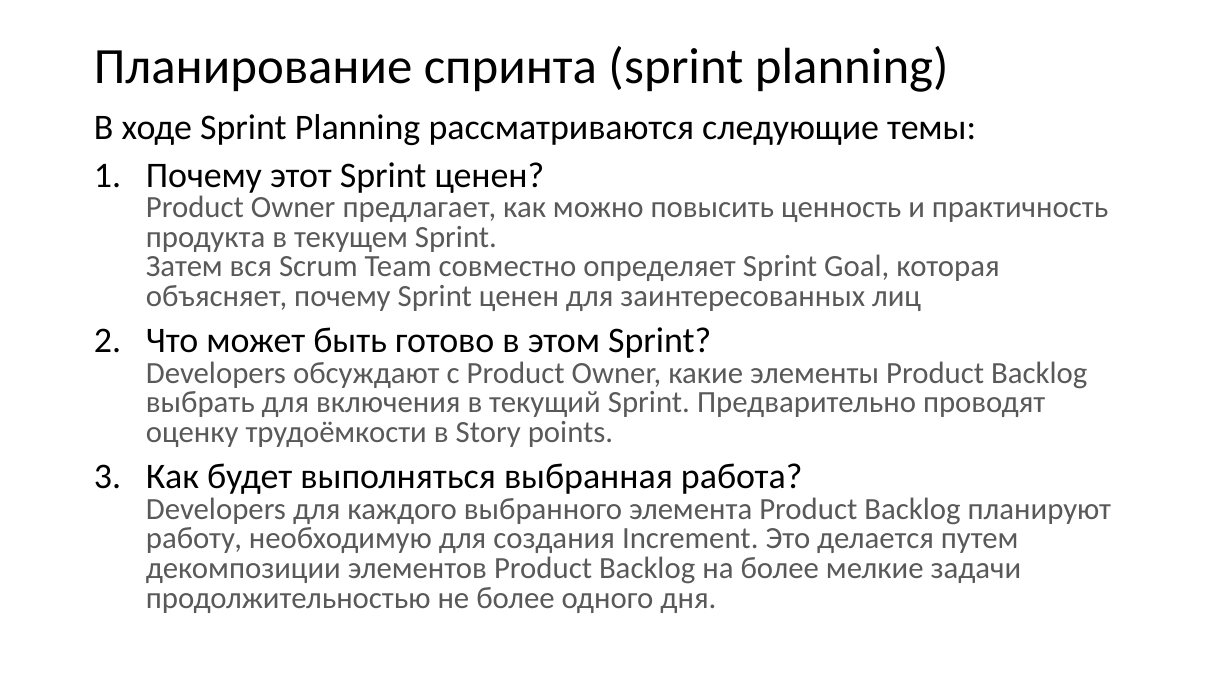
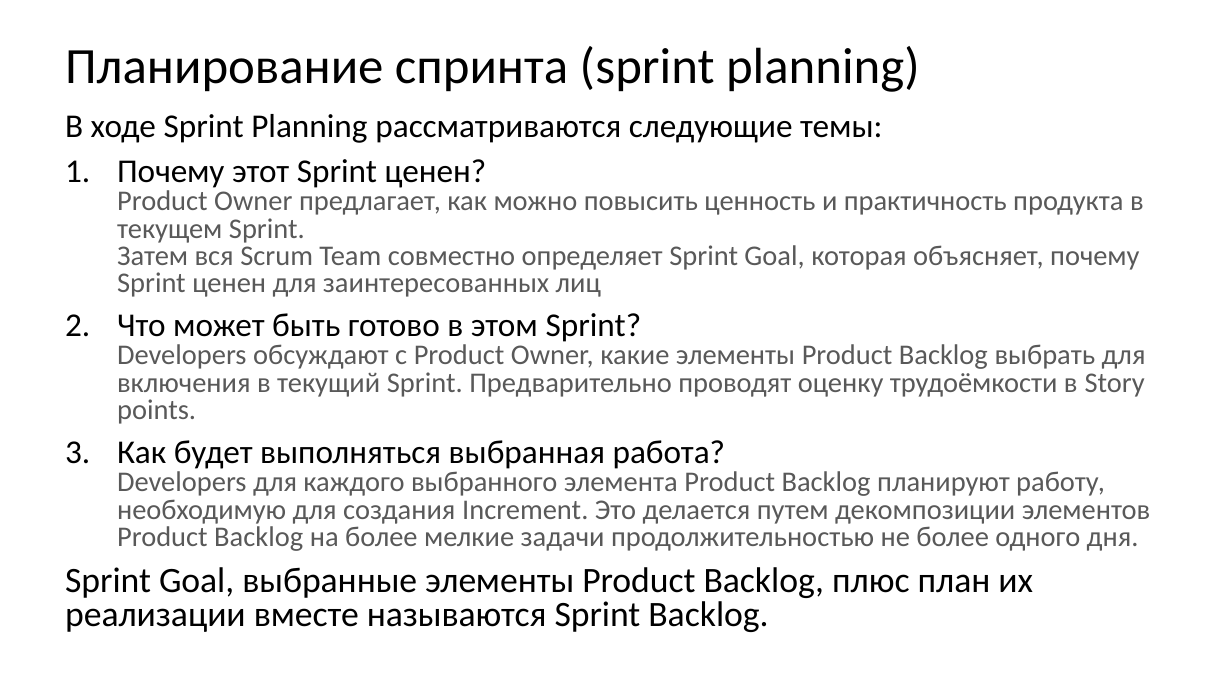
Before and after one commit to xtrueman/soft_dev_mgmt_course, a slide deck: slide 24 of slides/01-SCRUM.pptx (slide 23 before the commit). Drawn at 1232x693 pixels with LibreOffice and Linux fonts; fonts in the diff are those of the drawing. Boxes give left, top, right and bottom in pixels: in the first picture for what was removed or moved away, otherwise in the second. Text is boxed around its words. In the diff, an @@ line names an element or a change of style, - is before the commit and + after.

```diff
--- a/slides/01-SCRUM.pptx
+++ b/slides/01-SCRUM.pptx
@@ title "Планирование спринта (sprint planning)": place and size @@
-title "Планирование спринта (sprint planning)" at bbox=[94, 46, 949, 92]
+title "Планирование спринта (sprint planning)" at bbox=[65, 46, 920, 92]
@@ text "В ходе Sprint Planning рассматриваются ...": place and size @@
-text "В ходе Sprint Planning рассматриваются ..." at bbox=[94, 114, 1111, 613]
+text "В ходе Sprint Planning рассматриваются ..." at bbox=[65, 114, 1151, 632]
@@ text at bbox=[65, 114, 1151, 551]: size 28 to 25.9 pt in "В ходе Sprint Planning рассматриваются следующие темы:", "Почему этот Sprint ценен?", "Что может быть готово в этом Sprint?", "Как будет выполняться выбранная работа?"; size 24 to 22.2 pt in "Product Owner предлагает, как можно повысить ценность ...", "Developers обсуждают с Product Owner, какие элементы ...", "Developers для каждого выбранного элемента Product Backlog ..." @@
@@ text at bbox=[65, 567, 1033, 632]: paragraph added @@
+Sprint Goal, выбранные элементы Product Backlog, плюс план их реализации вместе называются Sprint Backlog.
```
Also in this commit, not shown: 1 other slide changed, 15 slides added, 4 other files.
